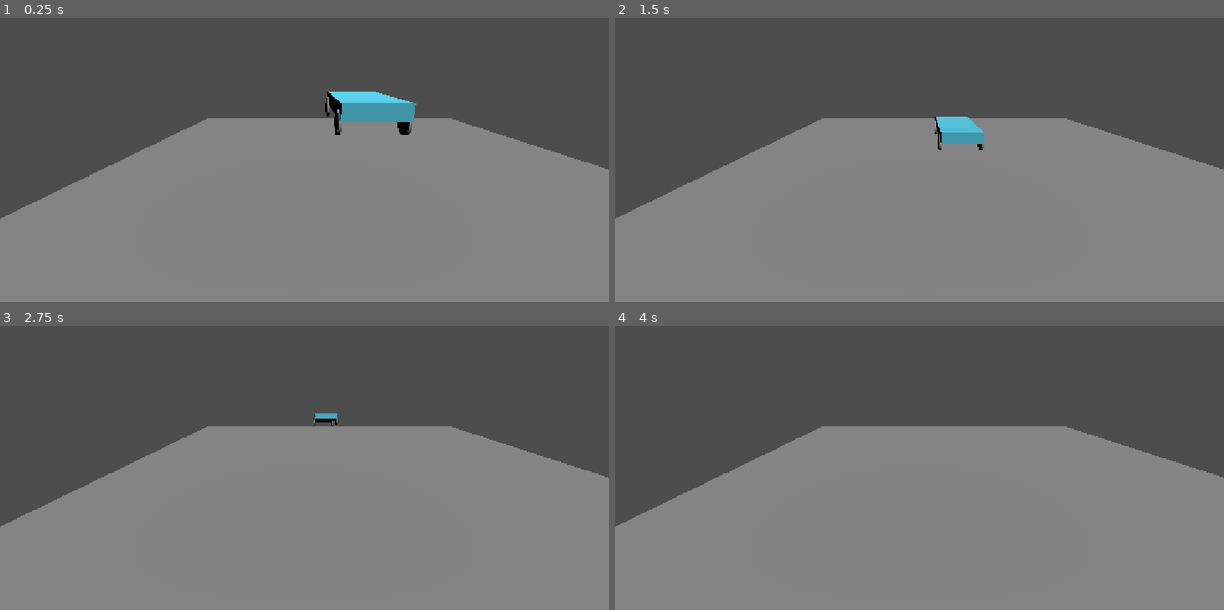
Above: before the commit, frames 1-4 (two rows, left to right).
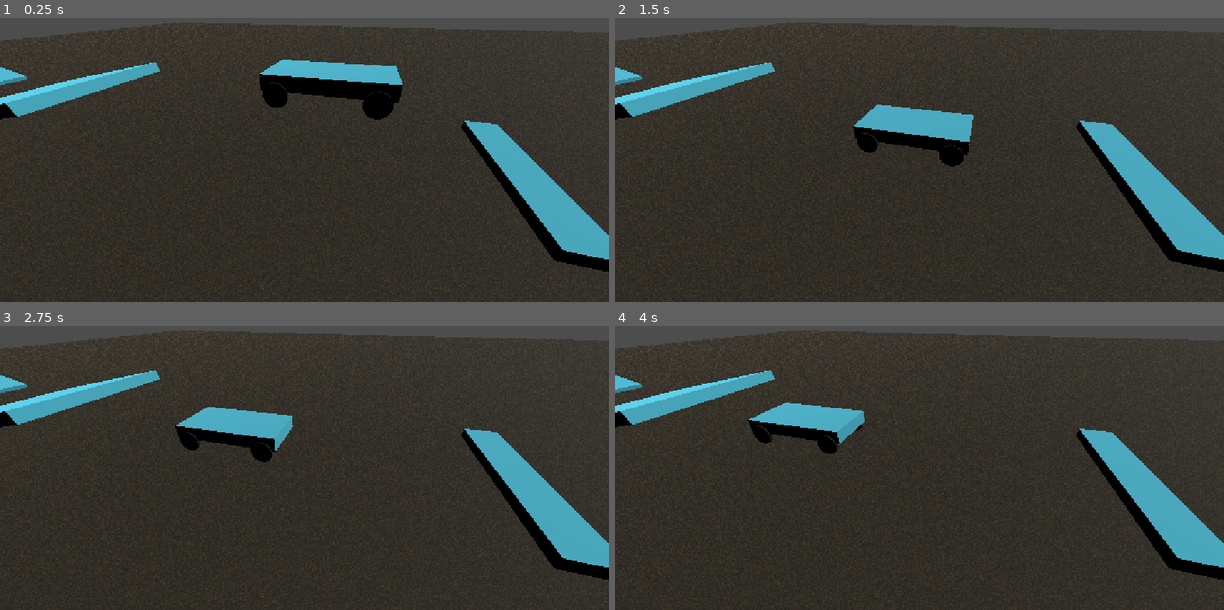
Above: after the commit, the same moments.

Repository: makiladamsuka/Racing
Game: Godot game, scene res://world.tscn
Same seed, same stepped clock (60 frames per second), same inputs: the game is played once before the commit and once after it.
Inputs:
- Up to frame 1 (0.25 s): no input
- Up to frame 2 (1.5 s): hold W (acc) 0.53-1.28 s; tap S (decc) at 0.8, 1.35 s
- Up to frame 3 (2.75 s): tap W (acc) at 1.55 s; hold W (acc) from 2.03 s (still down); tap S (decc) at 2.3 s
- Up to frame 4 (4 s): release W (acc) at 2.78 s; tap S (decc) at 2.85, 3.8 s; tap W (acc) at 3.05 s; hold W (acc) from 3.53 s (still down)

The runs differ from the first frame. In frame 1, 95% of the frame differs, in the area x 0-100%, y 1-100%; in frame 2, 95%; in frame 3, 95%; in frame 4, 95%.

Commit message:
Improve car track and wheel visuals
Co-authored-by: Copilot <223556219+Copilot@users.noreply.github.com>

Diff:
--- a/car.gd
+++ b/car.gd
@@ -2,6 +2,9 @@
 
 @export var wheels: Array[RayCastWheel]
 @export var wheel_acceleration := 10.0
+@export var deccelaration := 2.5
+
+@export var max_speed := 20
 
 var motor_input := 0.0
 
@@ -25,13 +28,24 @@
 	return linear_velocity + angular_velocity.cross(point - global_position)
 
 func _do_single_wheel_accelaration(ray: RayCastWheel) -> void:
-	if ray.is_colliding() and motor_input:
+	if ray.is_colliding():
 		var forward_dir := -ray.global_transform.basis.z
 		var contact := ray.wheel.global_position
-		var force_vecctor := forward_dir * wheel_acceleration * motor_input
+		var velocity := forward_dir.dot(linear_velocity)
+
+		ray.wheel.rotate_x(-velocity* get_process_delta_time() * 2 * PI * ray.wheel_radius)
+
+		var force_vector := forward_dir * wheel_acceleration * motor_input
+		if velocity > max_speed:
+			force_vector * 0.1
 		var force_pos := contact - global_position
+		if motor_input:
+			apply_force(force_vector, force_pos)
 
-		apply_force(force_vecctor, force_pos)
+		force_vector = global_basis.z * deccelaration * sign(velocity)
+		apply_force(force_vector, force_pos)
+
+
 
 func _do_single_wheel_suspension(ray: RayCastWheel) -> void:
 	ray.target_position.y = -(ray.rest_dist + ray.wheel_radius)
@@ -58,5 +72,6 @@
 		var force_vector := springup_dir * (spring_force - spring_damping_force)
 		var force_pos_offset := contact - global_position
 		apply_force(force_vector, force_pos_offset)
+
 	else:
 		wheel_visual.position.y = -ray.rest_dist + ray.wheel_radius
--- a/world.tscn
+++ b/world.tscn
@@ -13,13 +13,70 @@
 [sub_resource type="BoxShape3D" id="BoxShape3D_3uj75"]
 size = Vector3(2, 0.5, 4)
 
+[sub_resource type="Gradient" id="Gradient_wheel"]
+offsets = PackedFloat32Array(0, 0.5, 1)
+colors = PackedColorArray(0.005, 0.005, 0.005, 1, 0.035, 0.035, 0.035, 1, 0.12, 0.12, 0.12, 1)
+
+[sub_resource type="FastNoiseLite" id="FastNoiseLite_wheel"]
+frequency = 7.0
+fractal_octaves = 2
+
+[sub_resource type="NoiseTexture2D" id="NoiseTexture2D_wheel"]
+width = 256
+height = 256
+noise = SubResource("FastNoiseLite_wheel")
+color_ramp = SubResource("Gradient_wheel")
+seamless = true
+
+[sub_resource type="StandardMaterial3D" id="StandardMaterial3D_wheel"]
+albedo_texture = SubResource("NoiseTexture2D_wheel")
+roughness = 0.9
+uv1_scale = Vector3(8, 8, 8)
+uv1_triplanar = true
+texture_filter = 1
+
 [sub_resource type="CylinderMesh" id="CylinderMesh_261b6"]
+material = SubResource("StandardMaterial3D_wheel")
 top_radius = 0.4
 bottom_radius = 0.4
 height = 0.1
 
+[sub_resource type="Gradient" id="Gradient_track"]
+offsets = PackedFloat32Array(0, 0.45, 1)
+colors = PackedColorArray(0.06, 0.07, 0.05, 1, 0.16, 0.14, 0.1, 1, 0.32, 0.27, 0.18, 1)
+
+[sub_resource type="FastNoiseLite" id="FastNoiseLite_track"]
+frequency = 0.08
+fractal_octaves = 3
+
+[sub_resource type="NoiseTexture2D" id="NoiseTexture2D_track"]
+noise = SubResource("FastNoiseLite_track")
+color_ramp = SubResource("Gradient_track")
+seamless = true
+
+[sub_resource type="StandardMaterial3D" id="StandardMaterial3D_track"]
+albedo_texture = SubResource("NoiseTexture2D_track")
+roughness = 0.92
+uv1_scale = Vector3(3, 3, 3)
+uv1_triplanar = true
+texture_filter = 1
+
 [sub_resource type="BoxShape3D" id="BoxShape3D_track"]
-size = Vector3(20, 0.5, 20)
+size = Vector3(100, 0.5, 100)
+
+[sub_resource type="BoxMesh" id="BoxMesh_ramp"]
+material = SubResource("StandardMaterial3D_gv5m4")
+size = Vector3(6, 0.5, 8)
+
+[sub_resource type="BoxShape3D" id="BoxShape3D_ramp"]
+size = Vector3(6, 0.5, 8)
+
+[sub_resource type="BoxMesh" id="BoxMesh_bump"]
+material = SubResource("StandardMaterial3D_gv5m4")
+size = Vector3(6, 0.35, 1.2)
+
+[sub_resource type="BoxShape3D" id="BoxShape3D_bump"]
+size = Vector3(6, 0.35, 1.2)
 
 [node name="World" type="Node3D" unique_id=1858935699]
 
@@ -68,15 +125,43 @@
 mesh = SubResource("CylinderMesh_261b6")
 
 [node name="Track" type="CSGBox3D" parent="." unique_id=1394067613]
-size = Vector3(20, 0.5, 20)
+size = Vector3(100, 0.5, 100)
+material = SubResource("StandardMaterial3D_track")
 
 [node name="TrackBody" type="StaticBody3D" parent="." unique_id=1264049340]
 
 [node name="CollisionShape3D" type="CollisionShape3D" parent="TrackBody" unique_id=1492501924]
 shape = SubResource("BoxShape3D_track")
 
-[node name="Camera3D" type="Camera3D" parent="." unique_id=1070874230]
-transform = Transform3D(1, -1.131334e-08, -1.4894255e-09, 1.1313338e-08, 0.9659259, 0.25881907, -1.489429e-09, -0.25881907, 0.9659258, -2, 4, 8)
+[node name="RampUp" type="StaticBody3D" parent="." unique_id=1770210511]
+transform = Transform3D(1, 0, 0, 0, 0.9781476, 0.2079117, 0, -0.2079117, 0.9781476, 0, 1.08, -14)
+
+[node name="Mesh" type="MeshInstance3D" parent="RampUp" unique_id=1022543541]
+mesh = SubResource("BoxMesh_ramp")
+
+[node name="CollisionShape3D" type="CollisionShape3D" parent="RampUp" unique_id=959403404]
+shape = SubResource("BoxShape3D_ramp")
+
+[node name="RampDown" type="StaticBody3D" parent="." unique_id=1541066123]
+transform = Transform3D(1, 0, 0, 0, 0.9781476, -0.2079117, 0, 0.2079117, 0.9781476, 0, 1.08, -26)
+
+[node name="Mesh" type="MeshInstance3D" parent="RampDown" unique_id=2098372471]
+mesh = SubResource("BoxMesh_ramp")
+
+[node name="CollisionShape3D" type="CollisionShape3D" parent="RampDown" unique_id=1745745332]
+shape = SubResource("BoxShape3D_ramp")
+
+[node name="SpeedBump" type="StaticBody3D" parent="." unique_id=1290192181]
+transform = Transform3D(1, 0, 0, 0, 1, 0, 0, 0, 1, 0, 0.425, 6)
+
+[node name="Mesh" type="MeshInstance3D" parent="SpeedBump" unique_id=793019392]
+mesh = SubResource("BoxMesh_bump")
+
+[node name="CollisionShape3D" type="CollisionShape3D" parent="SpeedBump" unique_id=989684197]
+shape = SubResource("BoxShape3D_bump")
 
 [node name="DirectionalLight3D" type="DirectionalLight3D" parent="." unique_id=1677386364]
 transform = Transform3D(1, 0, 0, 0, 0.6102905, 0.7921777, 0, -0.7921777, 0.6102905, 0, 6.7199783, 6.56667)
+
+[node name="Camera3D" type="Camera3D" parent="." unique_id=1070874230]
+transform = Transform3D(0.25881907, 0.48296285, -0.8365163, 1.0542353e-08, 0.86602545, 0.49999994, 0.9659258, -0.12940954, 0.2241439, -7, 5, 1)
